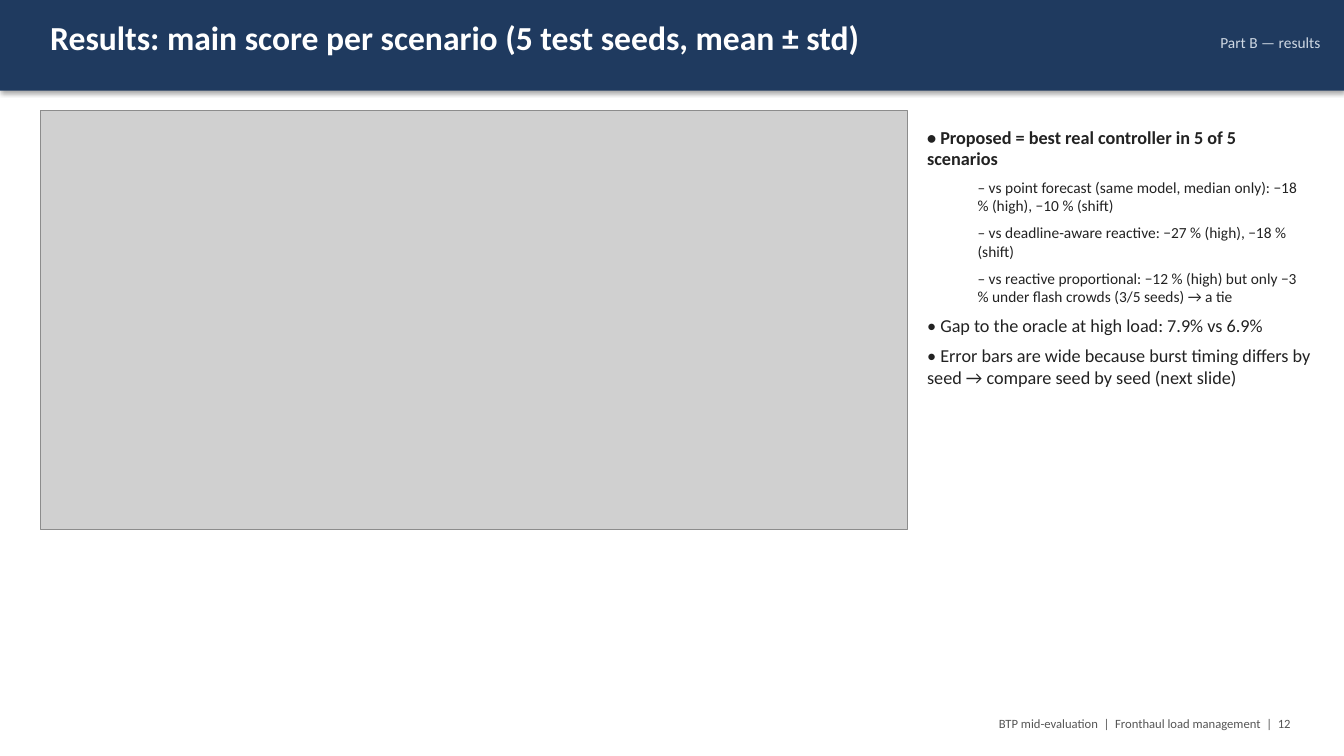
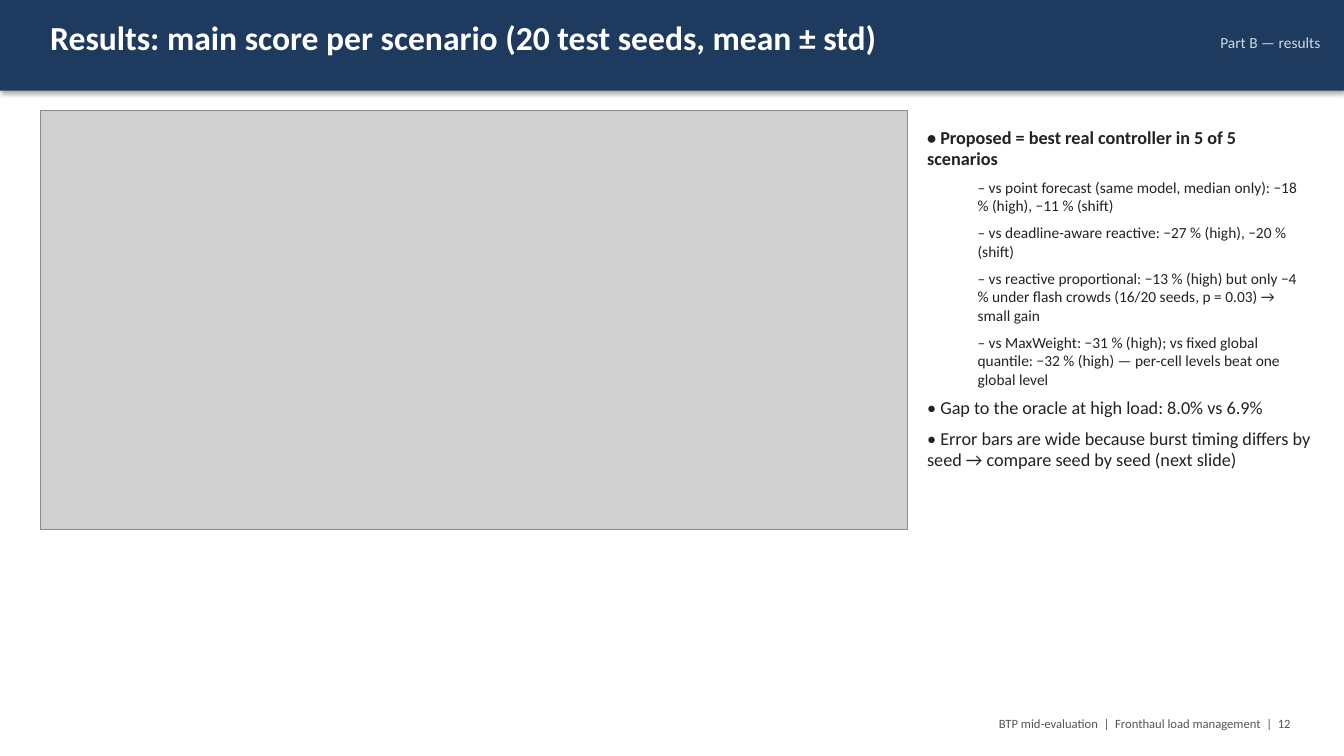
Before and after one commit to Harshvardhan-To1/BTP, a slide deck: slide 12 of docs/fhlm/BTP_midterm_fronthaul_load_management.pptx. Drawn at 1344x756 pixels with LibreOffice and Linux fonts; fonts in the diff are those of the drawing; grey boxes stand for pictures. Boxes give left, top, right and bottom in pixels: in the first picture for what was removed or moved away, otherwise in the second. Text is boxed around its words. In the diff, an @@ line names an element or a change of style, - is before the commit and + after.

```diff
--- a/docs/fhlm/BTP_midterm_fronthaul_load_management.pptx
+++ b/docs/fhlm/BTP_midterm_fronthaul_load_management.pptx
@@ text at (50,25,876,56): text changed @@
-Results: main score per scenario (5 test seeds, mean ± std)
+Results: main score per scenario (20 test seeds, mean ± std)
@@ text at (940,182,1297,417): text changed @@
-  – vs point forecast (same model, median only): −18 % (high), −10 % (shift)
-  – vs deadline-aware reactive: −27 % (high), −18 % (shift)
-  – vs reactive proportional: −12 % (high) but only −3 % under flash crowds (3/5 seeds) → a tie
-• Gap to the oracle at high load: 7.9% vs 6.9%
+  – vs point forecast (same model, median only): −18 % (high), −11 % (shift)
+  – vs deadline-aware reactive: −27 % (high), −20 % (shift)
+  – vs reactive proportional: −13 % (high) but only −4 % under flash crowds (16/20 seeds, p = 0.03) → small gain
+  – vs MaxWeight: −31 % (high); vs fixed global quantile: −32 % (high) — per-cell levels beat one global level
+• Gap to the oracle at high load: 8.0% vs 6.9%
```
Also in this commit, not shown: 8 other slides changed, 6 other files.
